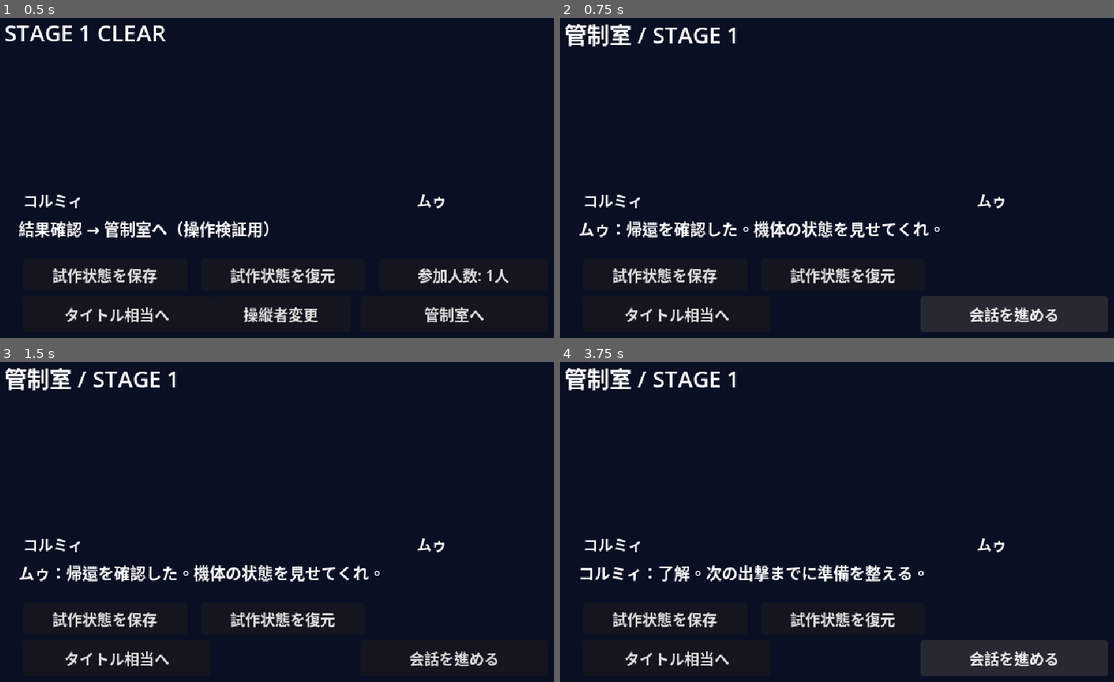
Above: before the commit, frames 1-4 (two rows, left to right).
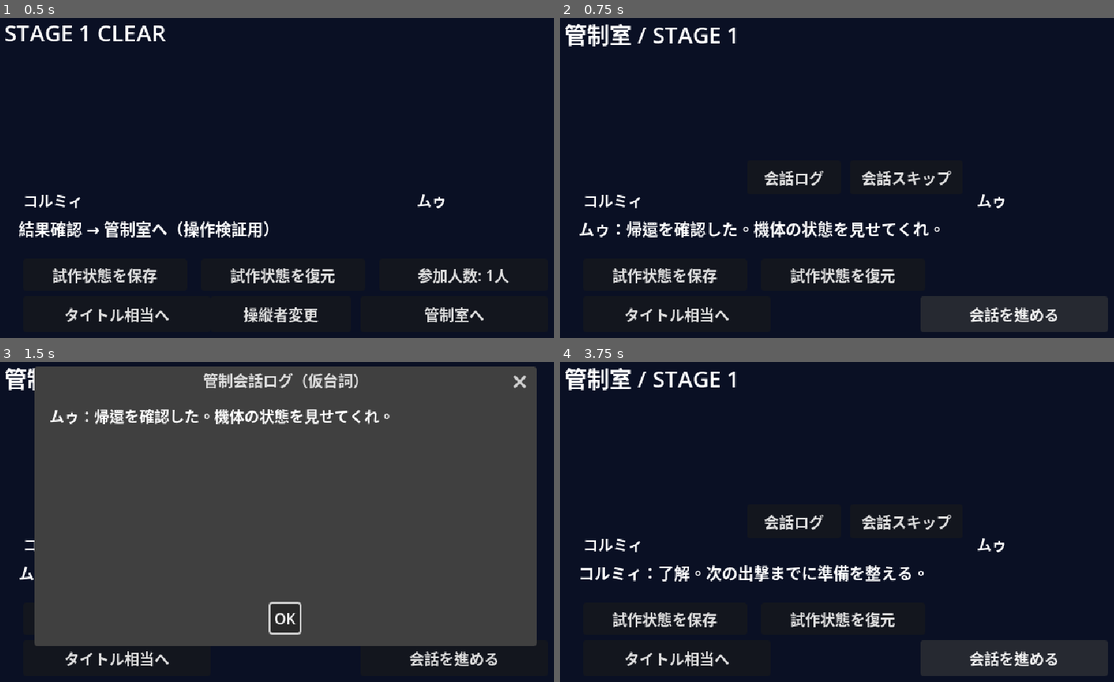
Above: after the commit, the same moments.

Repository: coshimagame/manjusyage
Game: Godot game, scene res://stage_clear_playable_bridge.tscn
The game is run twice, just before and just after one commit, with the same random seed, the same clock (stepped at 60 frames per second) and the same inputs. This scene is started directly instead of the project's main scene.
Inputs (mouse positions are in pixels of both pictures, inside the frame that each line leads up to):
- Up to frame 1 (0.5 s): no input
- Up to frame 2 (0.75 s): click "管制室へ" at 0.5 s
- Up to frame 3 (1.5 s): click (232, 522) at 1.25 s, where only the run after the commit has a clickable "会話ログ"
- Up to frame 4 (3.75 s): click (909, 522) at 2 s, where only the run after the commit has a clickable "会話スキップ"; click (842, 618) at 2.75 s, where only the run after the commit has a clickable "OK"; click "会話を進める" at 3.5 s

Frame 1 is identical in both runs. In frame 2, 0.6% of the frame differs, in the area x 36-71%, y 47-53%; in frame 3, 79%, in the area x 6-97%, y 1-89%; in frame 4, 0.6%.

Commit message:
Add accessible dialogue log and skip controls to stage-clear smoke UI

Diff:
--- a/stage_clear_playable_bridge.gd
+++ b/stage_clear_playable_bridge.gd
@@ -21,6 +21,9 @@
 var change_count: Button
 var save_button: Button
 var load_button: Button
+var log_button: Button
+var skip_button: Button
+var dialogue_log: AcceptDialog
 const SAVE_PATH := "user://stage_bridge_smoke.cfg"
 
 func _ready() -> void:
@@ -45,6 +48,14 @@
 	save_button.size = Vector2(175, 34)
 	load_button = _button(Vector2(230, 270), "試作状態を復元", _load_progress)
 	load_button.size = Vector2(175, 34)
+	log_button = _button(Vector2(215, 165), "会話ログ", _open_dialogue_log)
+	log_button.size = Vector2(100, 36)
+	skip_button = _button(Vector2(325, 165), "会話スキップ", _skip_dialogue)
+	skip_button.size = Vector2(120, 36)
+	dialogue_log = AcceptDialog.new()
+	dialogue_log.title = "管制会話ログ（仮台詞）"
+	dialogue_log.dialog_text = ""
+	add_child(dialogue_log)
 	_show_phase()
 
 func _label(pos: Vector2, dims: Vector2, font_size: int) -> Label:
@@ -85,6 +96,8 @@
 func _show_phase() -> void:
 	change_pilot.visible = phase == 0
 	change_count.visible = phase == 0
+	log_button.visible = phase == 1
+	skip_button.visible = phase == 1
 	change_count.text = "参加人数: %d人" % player_count
 	action.disabled = false
 	left_name.text = PILOTS[pilot_index]
@@ -131,6 +144,21 @@
 		phase = 0
 	_show_phase()
 
+func _open_dialogue_log() -> void:
+	if phase != 1 or lines.is_empty():
+		return
+	var entries: Array[String] = []
+	for i in range(mini(line_index + 1, lines.size())):
+		entries.append(lines[i])
+	dialogue_log.dialog_text = "\n\n".join(entries)
+	dialogue_log.popup_centered(Vector2i(520, 260))
+
+func _skip_dialogue() -> void:
+	if phase != 1:
+		return
+	line_index = lines.size() - 1
+	_advance()
+
 func _cycle_pilot() -> void:
 	if phase != 0:
 		return
